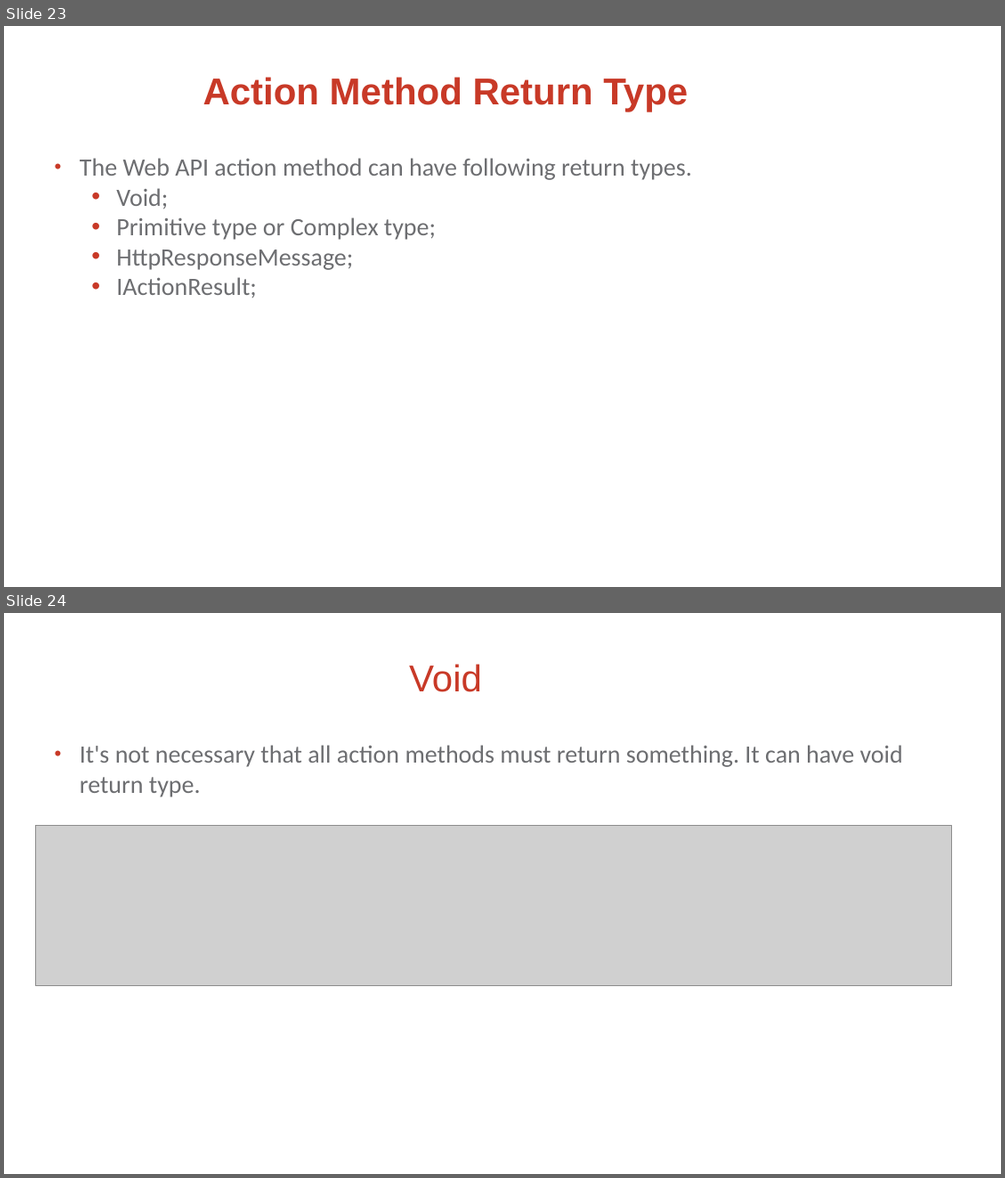
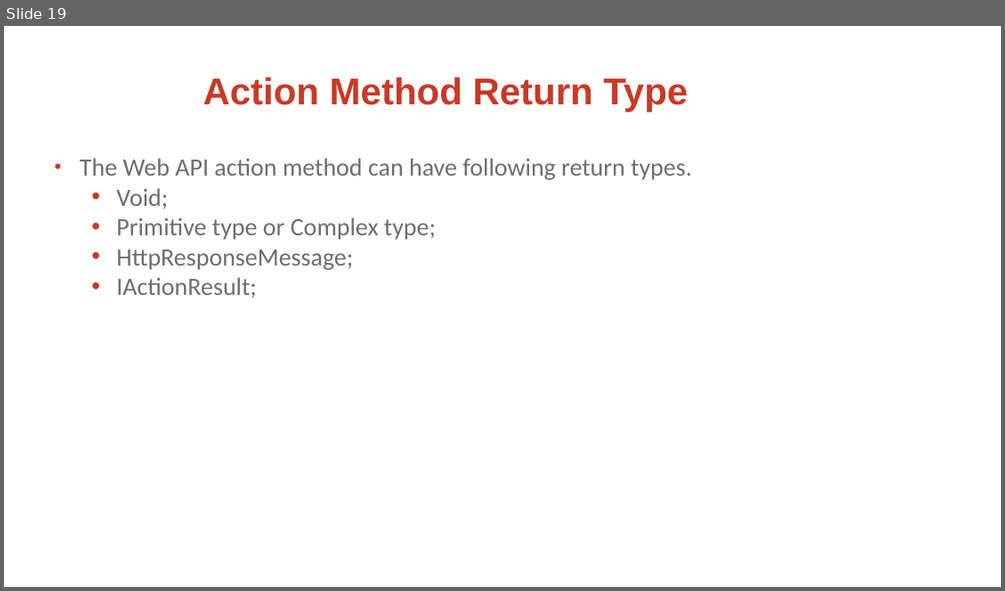
Before and after one commit to KestutisMatavicius/NRD_Akademija_2018_Pavasaris_Kaunas, a slide deck: kma_Web_API.pptx. Shown one above the other, each under a label of ours: slides 23 and 24 before the commit, slide 19 after it. The pictures are 1005x1178 and 1005x591 pixels, drawn with LibreOffice and Linux fonts; fonts in the diff are those of the drawing; grey boxes stand for pictures; background and template pictures are left out. Boxes give left, top, right and bottom in pixels: in the first picture for what was removed or moved away, otherwise in the second. Text is boxed around its words. In the diff, an @@ line names an element or a change of style, - is before the commit and + after.

```diff
--- a/kma_Web_API.pptx
+++ b/kma_Web_API.pptx
@@ slide 24 removed at box(4, 613, 1001, 1174), background picture (left out) @@
@@ title removed at box(409, 664, 482, 692) @@
-Void
@@ subtitle removed at box(80, 745, 903, 797) @@
-• It's not necessary that all action methods must return something. It can have void return type.
@@ picture removed at box(35, 825, 951, 985) @@
@@ what was slide 23 is now slide 19 @@
```
Also in this commit, not shown: 8 other slides removed, 6 other files.
